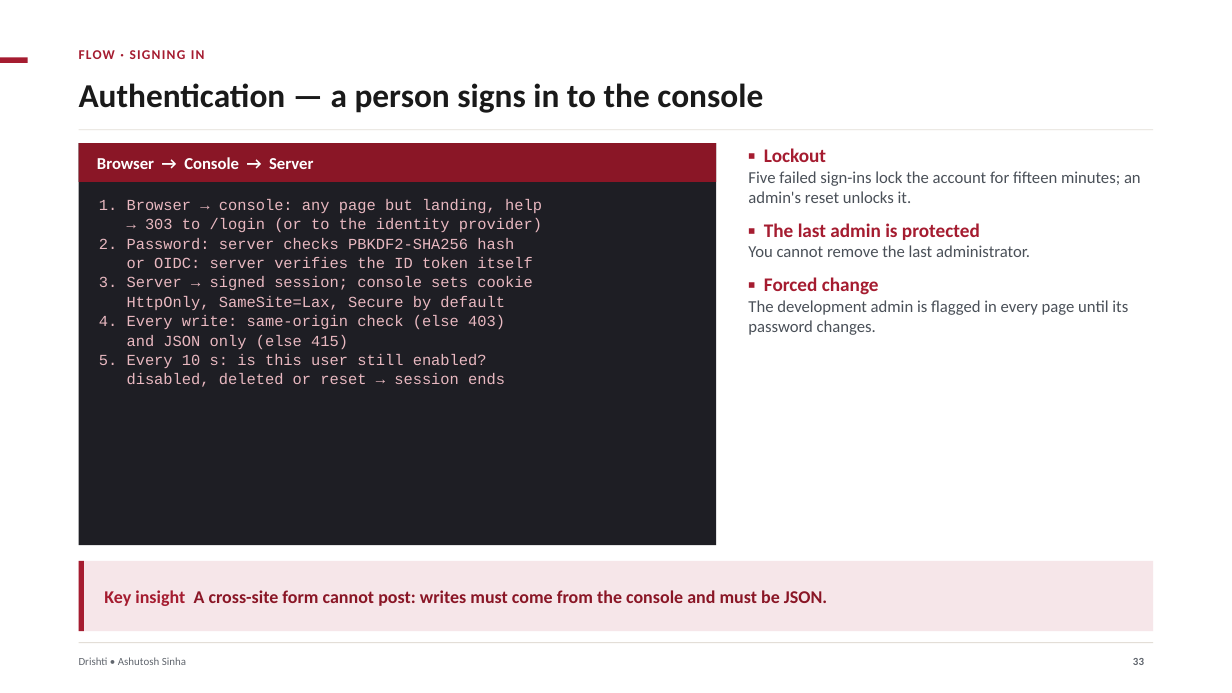
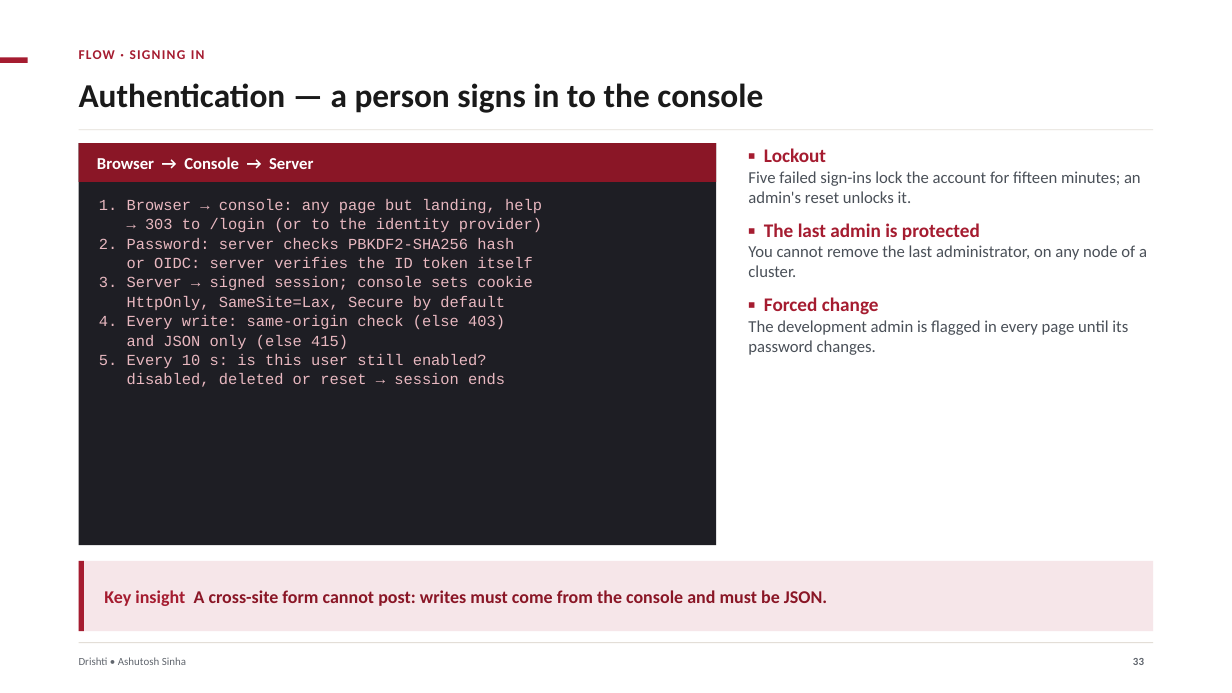
Before and after one commit to ajsinha/drishti, a slide deck: slide 33 of docs/publications/Drishti-Design-and-Evidence.pptx. Drawn at 1232x693 pixels with LibreOffice and Linux fonts; fonts in the diff are those of the drawing. Boxes give left, top, right and bottom in pixels: in the first picture for what was removed or moved away, otherwise in the second. Text is boxed around its words. In the diff, an @@ line names an element or a change of style, - is before the commit and + after.

```diff
--- a/docs/publications/Drishti-Design-and-Evidence.pptx
+++ b/docs/publications/Drishti-Design-and-Evidence.pptx
@@ text at bbox=[748, 245, 1147, 277]: text changed @@
-You cannot remove the last administrator.
+You cannot remove the last administrator, on any node of a cluster.
```
Also in this commit, not shown: 7 other slides changed, 8 other files.
